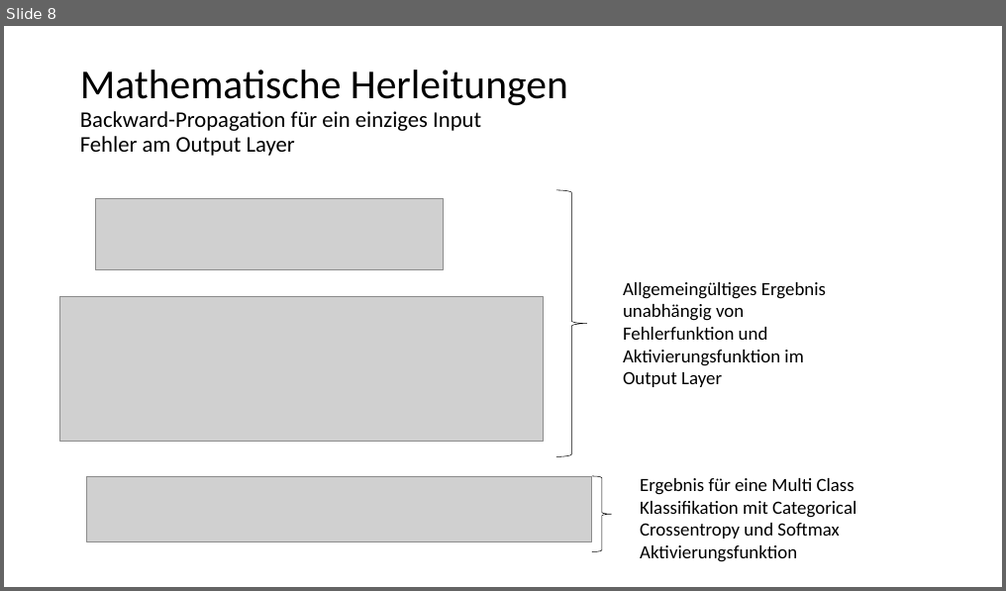
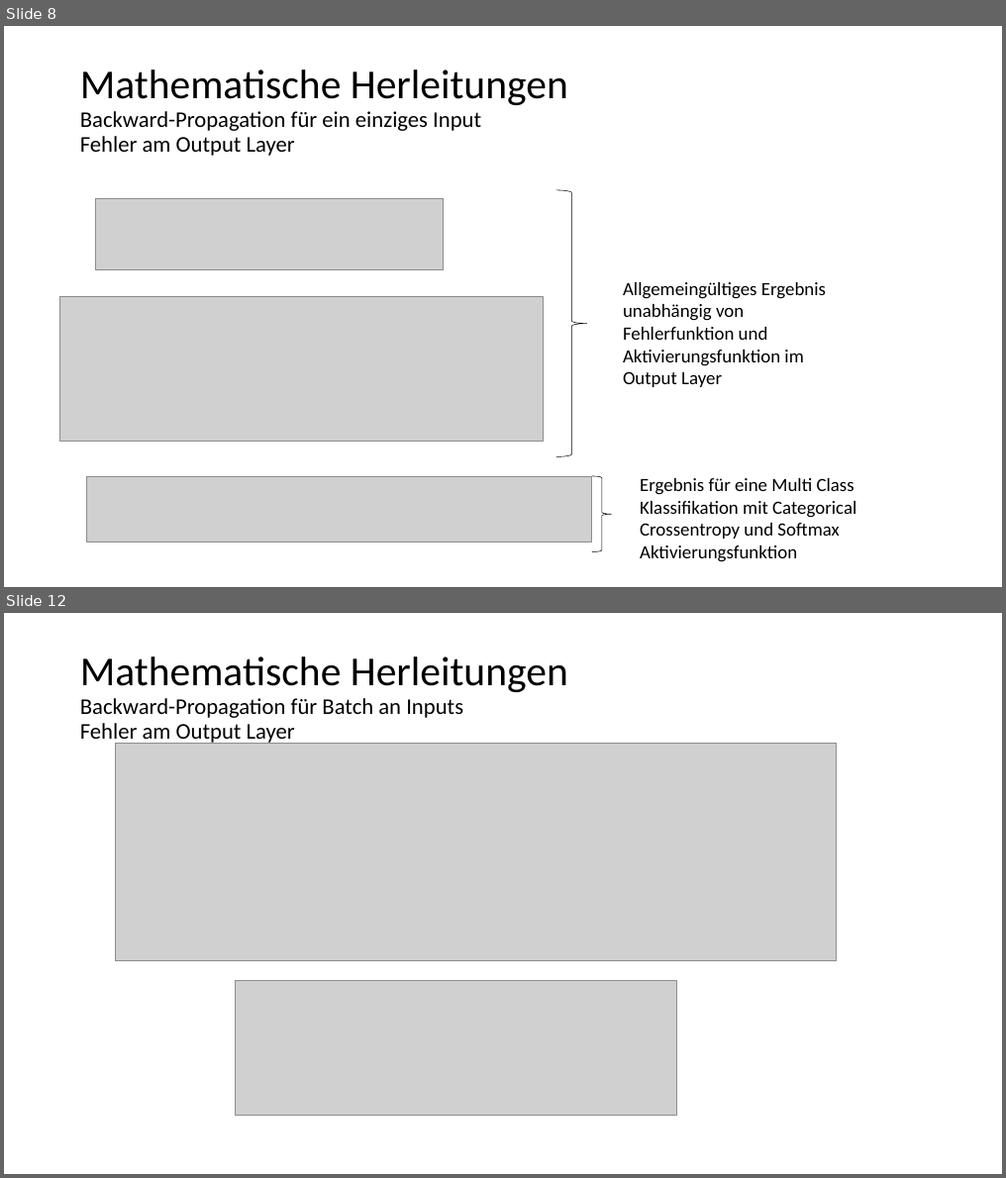
Before and after one commit to kevinsuedmersen/neural_networks_from_scratch, a slide deck: theory/submission/result_presentation.pptx. Shown one above the other, each under a label of ours: slide 8 before the commit, slides 8 and 12 after it; the slides between them are not shown. The pictures are 1006x591 and 1006x1178 pixels, drawn with LibreOffice and Linux fonts; fonts in the diff are those of the drawing; grey boxes stand for pictures. Boxes give left, top, right and bottom in pixels: in the first picture for what was removed or moved away, otherwise in the second. Text is boxed around its words. In the diff, an @@ line names an element or a change of style, - is before the commit and + after.

```diff
--- a/theory/submission/result_presentation.pptx
+++ b/theory/submission/result_presentation.pptx
@@ slide 12 added at box(4, 613, 1002, 1174), background #FFFFFF @@
@@ title added at box(80, 657, 568, 745), 21.6 pt, text #000000 @@
+Mathematische Herleitungen
+Backward-Propagation für Batch an Inputs
+Fehler am Output Layer
@@ picture added at box(115, 744, 836, 960) @@
@@ picture added at box(236, 980, 677, 1115) @@
```
Also in this commit, not shown: 4 slides changed, 3 other slides added, 1 slide removed.
